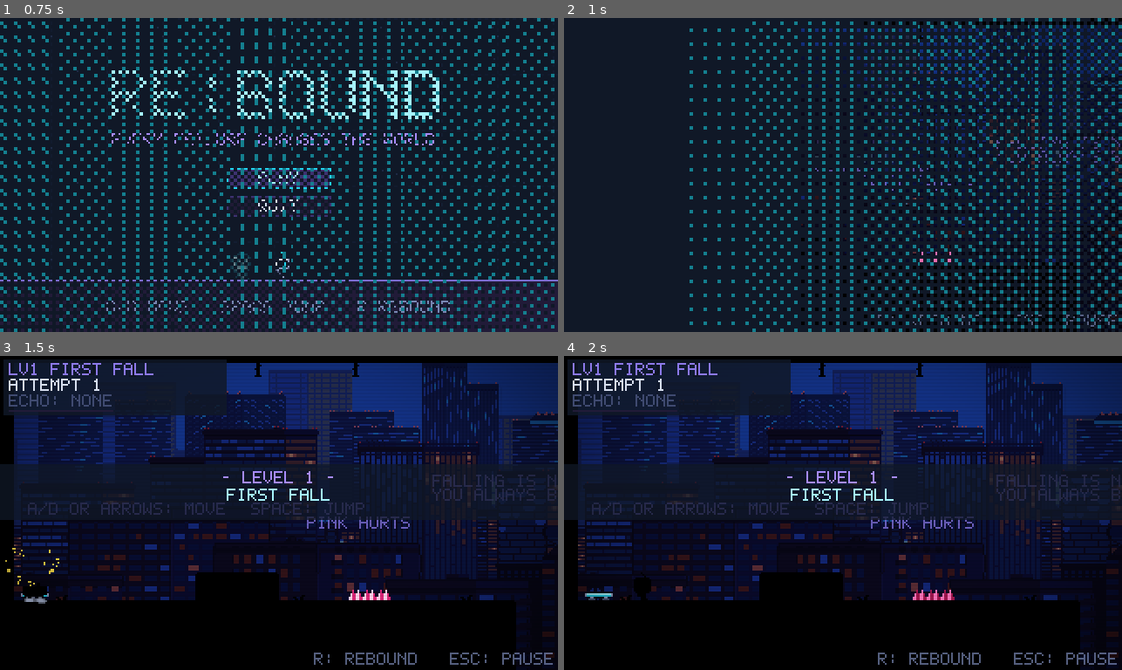
Above: before the commit, frames 1-4 (two rows, left to right).
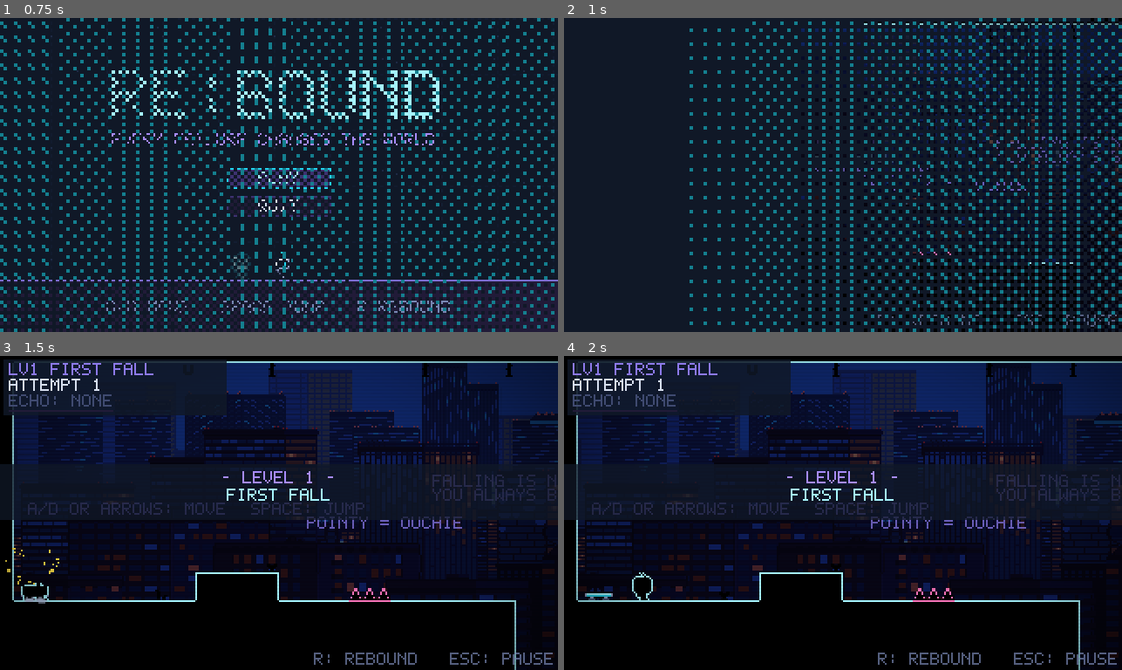
Above: after the commit, the same moments.

Repository: FaizeenHoque/Rebound
Game: Godot game, scene res://scenes/ui/main_menu.tscn
Two runs of this game, one before a commit and one after it. Both use one fixed random seed, a clock stepped at 60 frames per second and the inputs below. Sound files missing from this copy of the repository are replaced by a short silence.
Inputs (mouse positions are in pixels of both pictures, inside the frame that each line leads up to):
- Up to frame 1 (0.75 s): click "PLAY" at 0.5 s
- Up to frame 2 (1 s): no input
- Up to frame 3 (1.5 s): move the mouse to (401, 497) at 1.27 s; hold D (move_right) from 1.28 s (still down); tap R (rebound) at 1.35 s; click (401, 497) at 1.42 s
- Up to frame 4 (2 s): keep holding D (move_right); tap Space (jump) at 1.52 s

Frame 1 is identical in both runs. In frame 2, 1.0% of the frame differs, in the area x 42-100%, y 1-79%; in frame 3, 8.0%; in frame 4, 8.0%, in the area x 2-100%, y 1-100%.

Commit message:
Outline the silhouettes and draw plain triangle spikes
Ground blocks are black with a bright rim on every exposed side, and
the robot gets a 1 px light outline (the flash shader samples only
inside the current frame, and passes modulate through a varying since
the fragment COLOR already includes the texture). Spikes are plain
black triangles with a pink outline. The cities are dimmed further.

Diff:
--- a/scenes/levels/level_1.tscn
+++ b/scenes/levels/level_1.tscn
@@ -26,4 +26,4 @@
 #####################################.....######################....################
 #####################################.....######################.oo.################
 #####################################.....##########################################"
-hints = PackedStringArray("2,11|A/D OR ARROWS: MOVE", "18,11|SPACE: JUMP", "22,12|PINK HURTS", "31,9|FALLING IS NOT THE END", "31,10|YOU ALWAYS BOUNCE BACK", "56,7|THE WAY UP", "56,8|IS DOWN", "72,5|THE EXIT")
+hints = PackedStringArray("2,11|A/D OR ARROWS: MOVE", "18,11|SPACE: JUMP", "22,12|POINTY = OUCHIE", "31,9|FALLING IS NOT THE END", "31,10|YOU ALWAYS BOUNCE BACK", "56,7|THE WAY UP", "56,8|IS DOWN", "72,5|THE EXIT")
--- a/scenes/player/player.tscn
+++ b/scenes/player/player.tscn
@@ -13,6 +13,8 @@
 shader_parameter/flash = 0.0
 shader_parameter/flash_color = Color(1, 1, 1, 1)
 shader_parameter/base_tint = Color(0, 0, 0, 1)
+shader_parameter/outline_color = Color(0.647059, 0.952941, 0.988235, 1)
+shader_parameter/frame_size = Vector2(16, 16)
 
 [node name="Player" type="CharacterBody2D"]
 z_index = 5
--- a/scripts/level.gd
+++ b/scripts/level.gd
@@ -183,7 +183,6 @@
 		for d in _decor:
 			if d.has_meta("anim") and randf() < 0.5:
 				d.frame = d.frame ^ 1
-		terrain.toggle_anim()
 	var mat: ShaderMaterial = screen_fx.material
 	var g: float = mat.get_shader_parameter("glitch")
 	if g > 0.0:
@@ -533,25 +532,15 @@
 						mask |= 4
 					if not is_solid(x - 1, y):
 						mask |= 8
-					var variant := 1 if rng.randf() < 0.25 else 0
-					terrain.add_tile(Rect2(mask * 8, variant * 8, 8, 8), at)
+					terrain.add_solid(at, mask)
 					_maybe_decor(x, y, mask, rng)
 				"-":
-					var l := cell(x - 1, y) == "-"
-					var r := cell(x + 1, y) == "-"
-					var kind := 1
-					if not l and not r:
-						kind = 3
-					elif not l:
-						kind = 0
-					elif not r:
-						kind = 2
-					terrain.add_tile(Rect2(kind * 8, 16, 8, 8), at)
+					terrain.add_platform(at)
 				"^":
-					terrain.add_anim_tile(Rect2(32, 16, 8, 8), Rect2(40, 16, 8, 8), at)
+					terrain.add_spike(at, true)
 					spike_rects.append(Rect2(at + Vector2(1, 3), Vector2(6, 5)))
 				"v":
-					terrain.add_anim_tile(Rect2(48, 16, 8, 8), Rect2(56, 16, 8, 8), at)
+					terrain.add_spike(at, false)
 					spike_rects.append(Rect2(at + Vector2(1, 0), Vector2(6, 5)))
 	terrain.queue_redraw()
 	_build_collision()
--- a/scripts/level_background.gd
+++ b/scripts/level_background.gd
@@ -18,7 +18,7 @@
 const SKY_SCROLL := 0.04
 const NEAR_SCROLL := 0.5
 ## Dims the (bright, busy) skyline so the robot, flyers and hints stay readable.
-const CITY_TINT := Color(0.6, 0.6, 0.72)
+const CITY_TINT := Color(0.45, 0.45, 0.55)
 
 @export var autoscroll_speed := 0.0
 
--- a/scripts/tile_layer.gd
+++ b/scripts/tile_layer.gd
@@ -1,34 +1,56 @@
 class_name TileLayer
 extends Node2D
-## Draws the level's tiles in a single cached draw pass.
-## Solid ground and platforms are drawn as black silhouettes; animated tiles
-## (spikes) keep their colours so hazards stay readable.
+## Draws the level's terrain in a single cached draw pass: black silhouette
+## blocks with a bright rim on every exposed side, so the ground always reads
+## against the city backdrop. Spikes are plain black triangles with a pink
+## (danger) outline.
 
-const TEX := preload("res://assets/tilesets/tiles.png")
+const TILE := 8
 const SILHOUETTE := Color.BLACK
+const RIM := Color("#a5f3fc")
+const DANGER := Color("#f472b6")
 
-var _tiles: Array = []       # [src: Rect2, dst: Vector2]
-var _anim_tiles: Array = []  # [src_a: Rect2, src_b: Rect2, dst: Vector2]
-var _frame := 0
+var _solids: Array = []     # [at: Vector2, exposed-side mask: int]
+var _platforms: Array = []  # [at: Vector2]
+var _spikes: Array = []     # [at: Vector2, points_up: bool]
 
 
-func add_tile(src: Rect2, dst: Vector2) -> void:
-	_tiles.append([src, dst])
+## mask bits: 1 = top exposed, 2 = right, 4 = bottom, 8 = left.
+func add_solid(at: Vector2, mask: int) -> void:
+	_solids.append([at, mask])
 
 
-func add_anim_tile(src_a: Rect2, src_b: Rect2, dst: Vector2) -> void:
-	_anim_tiles.append([src_a, src_b, dst])
+func add_platform(at: Vector2) -> void:
+	_platforms.append([at])
 
 
-func toggle_anim() -> void:
-	if _anim_tiles.is_empty():
-		return
-	_frame ^= 1
-	queue_redraw()
+func add_spike(at: Vector2, points_up: bool) -> void:
+	_spikes.append([at, points_up])
 
 
 func _draw() -> void:
-	for t in _tiles:
-		draw_texture_rect_region(TEX, Rect2(t[1], Vector2(8, 8)), t[0], SILHOUETTE)
-	for t in _anim_tiles:
-		draw_texture_rect_region(TEX, Rect2(t[2], Vector2(8, 8)), t[_frame])
+	for s in _solids:
+		var at: Vector2 = s[0]
+		var mask: int = s[1]
+		draw_rect(Rect2(at, Vector2(TILE, TILE)), SILHOUETTE)
+		if mask & 1:
+			draw_rect(Rect2(at, Vector2(TILE, 1)), RIM)
+		if mask & 2:
+			draw_rect(Rect2(at + Vector2(TILE - 1, 0), Vector2(1, TILE)), RIM)
+		if mask & 4:
+			draw_rect(Rect2(at + Vector2(0, TILE - 1), Vector2(TILE, 1)), RIM)
+		if mask & 8:
+			draw_rect(Rect2(at, Vector2(1, TILE)), RIM)
+	for p in _platforms:
+		var at: Vector2 = p[0]
+		draw_rect(Rect2(at, Vector2(TILE, 3)), SILHOUETTE)
+		draw_rect(Rect2(at, Vector2(TILE, 1)), RIM)
+	for s in _spikes:
+		var at: Vector2 = s[0]
+		var pts: PackedVector2Array
+		if s[1]:
+			pts = PackedVector2Array([at + Vector2(0.5, 8), at + Vector2(4, 1), at + Vector2(7.5, 8)])
+		else:
+			pts = PackedVector2Array([at + Vector2(0.5, 0), at + Vector2(4, 7), at + Vector2(7.5, 0)])
+		draw_colored_polygon(pts, SILHOUETTE)
+		draw_polyline(PackedVector2Array([pts[0], pts[1], pts[2], pts[0]]), DANGER, 1.0)
--- a/shaders/flash.gdshader
+++ b/shaders/flash.gdshader
@@ -1,12 +1,47 @@
 shader_type canvas_item;
 // Sprite flash (damage / respawn) by mixing towards a solid colour.
 // base_tint recolours the sprite itself (black = silhouette) without
-// dimming the flash.
+// dimming the flash. outline_color (alpha > 0 turns it on) draws a 1 px
+// outline around the sprite, sampling only inside the current frame of the
+// sheet (frame_size, in pixels) so neighbouring frames never bleed in.
 uniform float flash : hint_range(0.0, 1.0) = 0.0;
 uniform vec4 flash_color : source_color = vec4(1.0);
 uniform vec4 base_tint : source_color = vec4(1.0);
+uniform vec4 outline_color : source_color = vec4(0.0);
+uniform vec2 frame_size = vec2(16.0, 16.0);
+
+// The fragment's incoming COLOR already includes the texture, which would
+// erase the outline (it lives on transparent pixels), so the node's
+// modulate is passed through separately.
+varying vec4 tint;
+
+void vertex() {
+	tint = COLOR;
+}
+
+// 1.0 if uv lies inside the current frame of the sheet, else 0.0.
+float in_frame(vec2 uv, vec2 origin, vec2 size) {
+	return step(origin.x, uv.x) * step(origin.y, uv.y)
+		* (1.0 - step(origin.x + size.x, uv.x)) * (1.0 - step(origin.y + size.y, uv.y));
+}
 
 void fragment() {
 	vec4 c = texture(TEXTURE, UV);
-	COLOR = vec4(mix(c.rgb * base_tint.rgb, flash_color.rgb, flash), c.a) * COLOR;
+	vec4 result = vec4(mix(c.rgb * base_tint.rgb, flash_color.rgb, flash), c.a);
+	if (c.a < 0.5 && outline_color.a > 0.0) {
+		// (TEXTURE can't be passed into helper functions in the Compatibility renderer)
+		vec2 px = TEXTURE_PIXEL_SIZE;
+		vec2 fuv = frame_size * px;
+		vec2 origin = floor(UV / fuv) * fuv;
+		vec2 r = UV + vec2(px.x, 0.0);
+		vec2 l = UV - vec2(px.x, 0.0);
+		vec2 d = UV + vec2(0.0, px.y);
+		vec2 u = UV - vec2(0.0, px.y);
+		float n = max(max(texture(TEXTURE, r).a * in_frame(r, origin, fuv), texture(TEXTURE, l).a * in_frame(l, origin, fuv)),
+				max(texture(TEXTURE, d).a * in_frame(d, origin, fuv), texture(TEXTURE, u).a * in_frame(u, origin, fuv)));
+		if (n > 0.5) {
+			result = vec4(mix(outline_color.rgb, flash_color.rgb, flash), outline_color.a);
+		}
+	}
+	COLOR = result * tint;
 }
